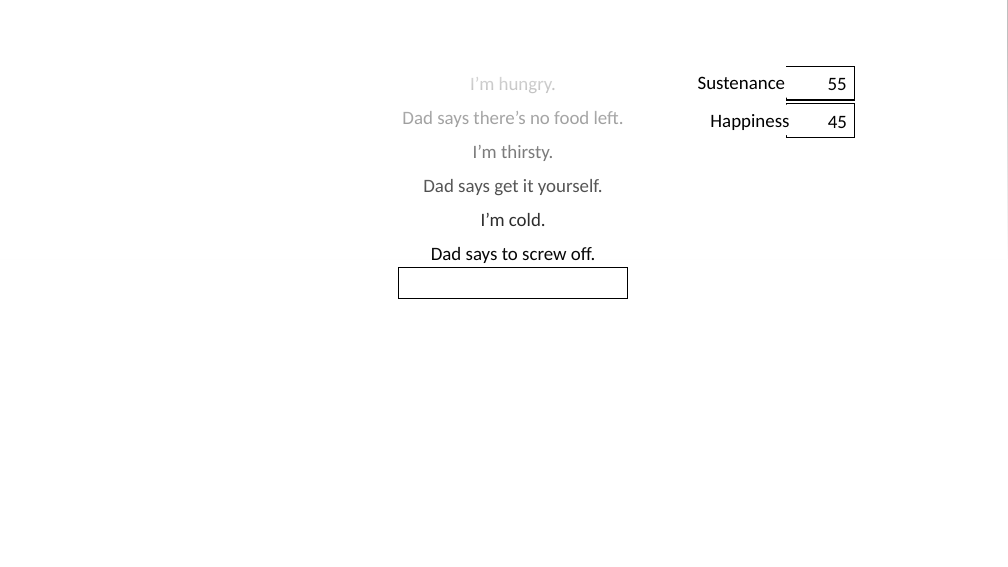
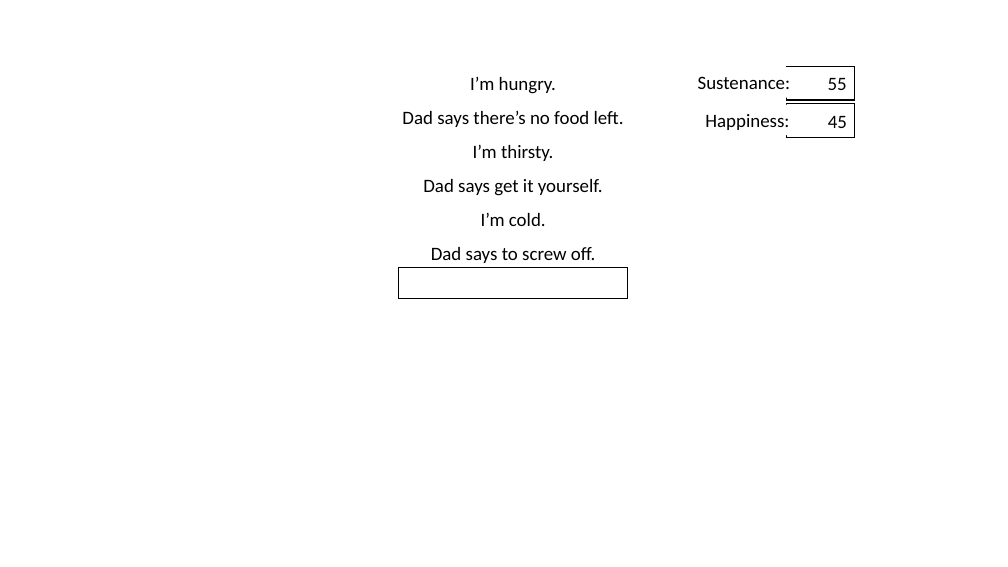
Before and after one commit to jeremyhon/Cycle-of-Life, a slide deck: slide 6 of Prototype.pptx (slide 7 before the commit). Drawn at 1008x567 pixels with LibreOffice and Linux fonts; fonts in the diff are those of the drawing. Boxes give left, top, right and bottom in pixels: in the first picture for what was removed or moved away, otherwise in the second. Text is boxed around its words. In the diff, an @@ line names an element or a change of style, - is before the commit and + after.

```diff
--- a/Prototype.pptx
+++ b/Prototype.pptx
@@ rectangle removed at [0, 0, 1008, 262] @@
@@ text at [698, 76, 791, 89]: text changed @@
-Sustenance
+Sustenance:
@@ text at [705, 114, 789, 130]: text changed @@
-Happiness
+Happiness:
```
Also in this commit, not shown: 10 other slides changed, 5 slides removed, 21 other files.
